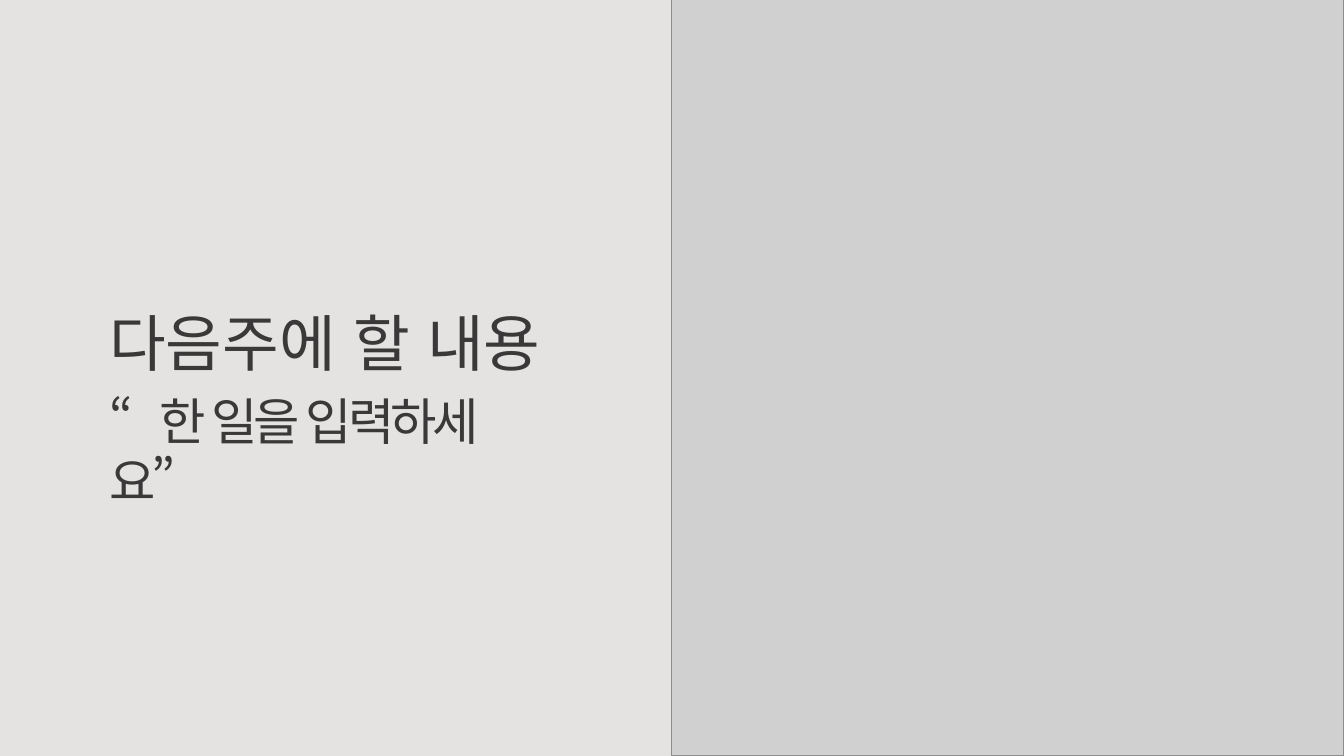
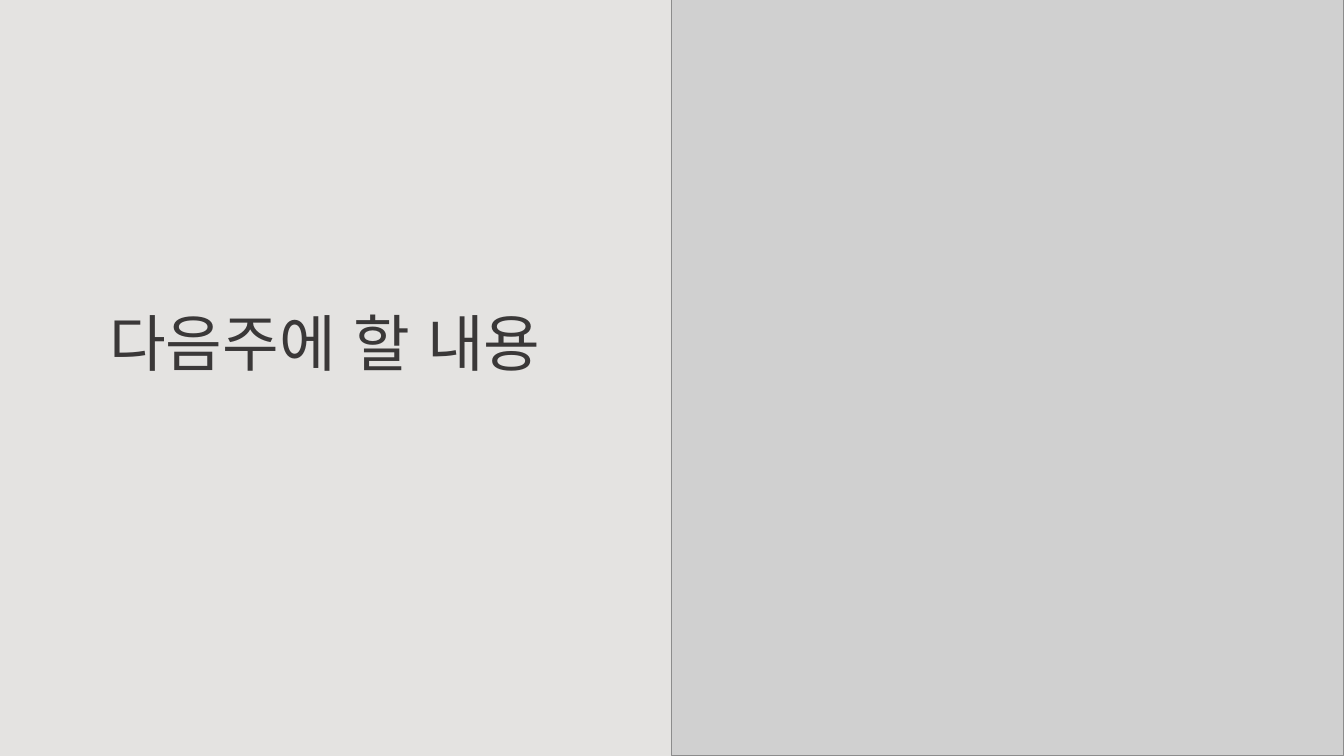
Before and after one commit to weaknessHero/Project_AvatarS, a slide deck: slide 20 of 발표자료/PPT.pptx. Drawn at 1344x756 pixels with LibreOffice and Linux fonts; fonts in the diff are those of the drawing; grey boxes stand for pictures. Boxes give left, top, right and bottom in pixels: in the first picture for what was removed or moved away, otherwise in the second. Text is boxed around its words. In the diff, an @@ line names an element or a change of style, - is before the commit and + after.

Commit message:
ppt.

```diff
--- a/발표자료/PPT.pptx
+++ b/발표자료/PPT.pptx
@@ text removed at [109, 398, 479, 498] @@
-“한 일을 입력하세요”
```
Also in this commit, not shown: 3 other slides changed.
